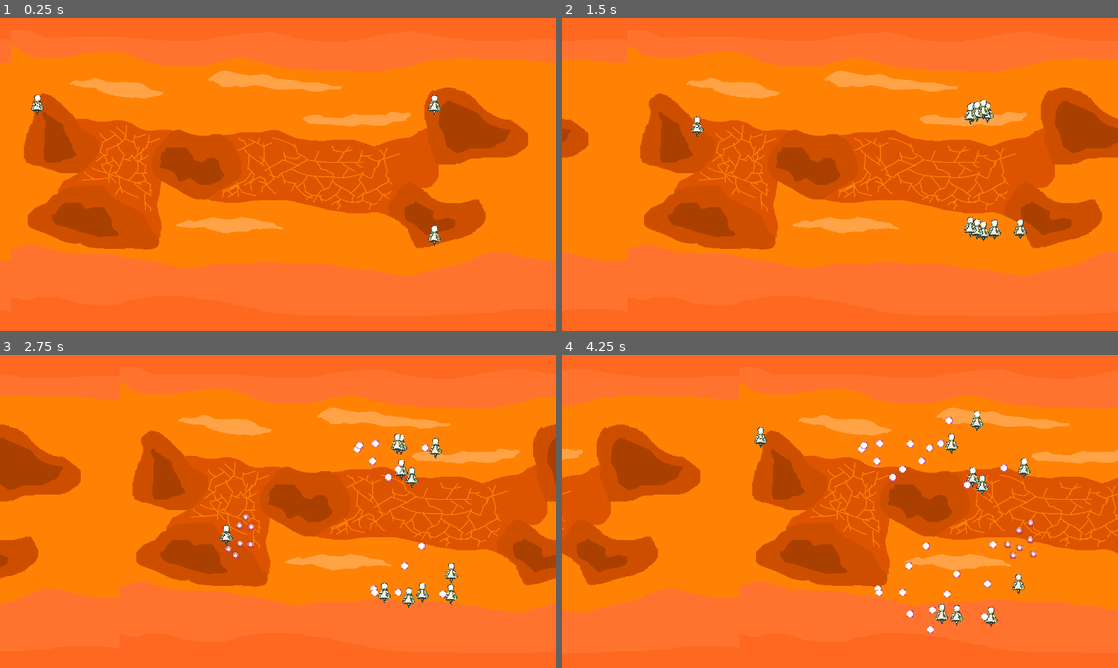
Above: before the commit, frames 1-4 (two rows, left to right).
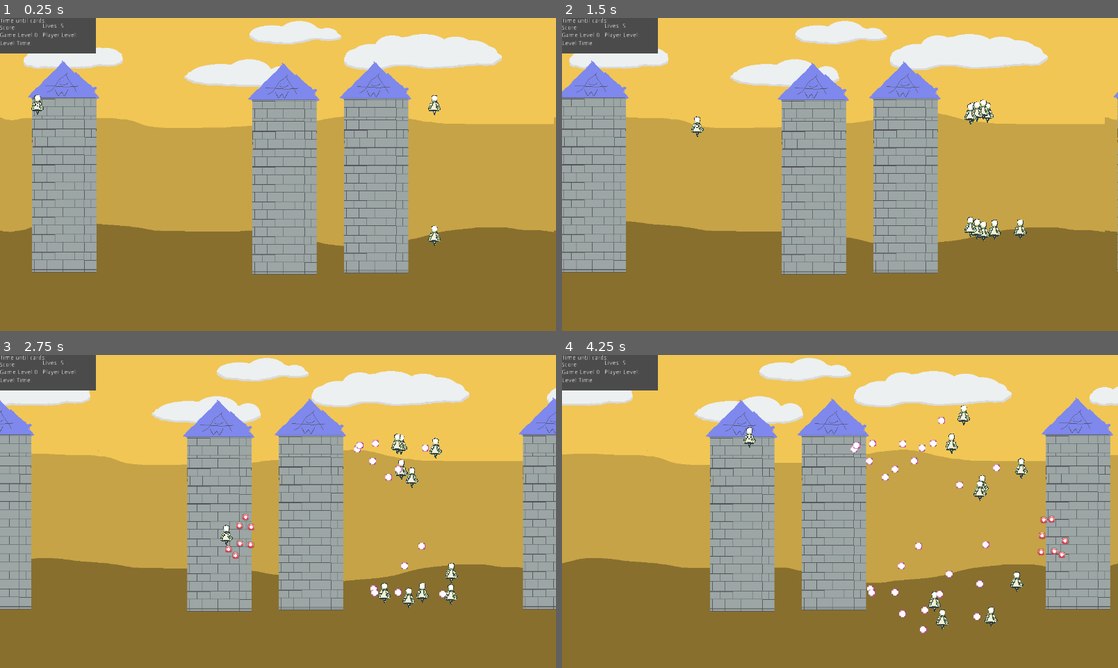
Above: after the commit, the same moments.

Repository: smbanasik/Cardtractor
Game: Godot game, scene res://assets/BulletHell/Scenes/Main.tscn
Same seed, same stepped clock (60 frames per second), same inputs: the game is played once before the commit and once after it.
Inputs (mouse positions are in pixels of both pictures, inside the frame that each line leads up to):
- Up to frame 1 (0.25 s): no input
- Up to frame 2 (1.5 s): move the mouse to (962, 158) at 0.52 s; press the mouse at (962, 158) at 0.53 s; hold D (move_right) 0.53-1.28 s; move the mouse to (728, 190) at 1.27 s; release the mouse at (728, 190) at 1.28 s; hold S (move_down) from 1.28 s (still down); tap Shift (move_fast) at 1.35 s
- Up to frame 3 (2.75 s): move the mouse to (333, 442) at 2.02 s; release S (move_down) at 2.03 s; hold D (move_right) from 2.03 s (still down); hold Z (shoot_projectile) from 2.03 s (still down)
- Up to frame 4 (4.25 s): move the mouse to (812, 574) at 2.77 s; release D (move_right) at 2.78 s; release Z (shoot_projectile) at 2.78 s; hold W (move_up) 2.78-3.53 s; click (812, 574) at 2.85 s; move the mouse to (1006, 558) at 3.52 s; hold A (move_left) from 3.53 s (still down); hold Shift (move_fast) from 3.53 s (still down)

The runs differ from the first frame. In frame 1, 100% of the frame differs, in the area x 0-100%, y 0-100%; in frame 2, 99%; in frame 3, 99%; in frame 4, 100%.

Commit message:
Parallax, basic UI

Diff:
--- a/assets/BulletHell/Scenes/Main.gd
+++ b/assets/BulletHell/Scenes/Main.gd
@@ -46,6 +46,8 @@
 var playerScore = 0
 var waveEnemies = 0
 var enemiesKilled = 0
+var startTime = 0
+var cardTimer = 0
 
 signal waveClear
 signal startLevel(difficulty, level)
@@ -53,19 +55,28 @@
 # Called when the node enters the scene tree for the first time.
 func _ready():
 	# Get the size of the screen and set our background to it
-	$ParallaxBackground/ParallaxLayer/Background.rect_size = get_viewport_rect().size
+	$ParallaxBackground/FarthestBack/Background.rect_size = get_viewport_rect().size
+	$ParallaxBackground/CloudsGround/Background.rect_size = get_viewport_rect().size
+	$ParallaxBackground/MidGround/Background.rect_size = get_viewport_rect().size
 	# Ensure our offset is 0,0 so top of background matches top of screen
 	$ParallaxBackground.scroll_base_offset = Vector2(0, 0)
 	# Set our motion mirroring to the screen size so the transition is smooth.
-	$ParallaxBackground/ParallaxLayer.motion_mirroring = (get_viewport_rect().size)
+	$ParallaxBackground/FarthestBack.motion_mirroring = (get_viewport_rect().size)
+	$ParallaxBackground/CloudsGround.motion_mirroring = (get_viewport_rect().size)
+	$ParallaxBackground/MidGround.motion_mirroring = (get_viewport_rect().size)
+	# Set different scroll speeds
+	$ParallaxBackground/FarthestBack.motion_scale.x = 1
+	$ParallaxBackground/CloudsGround.motion_scale.x = 1.5
+	$ParallaxBackground/MidGround.motion_scale.x = 3
+
 	# Start our first level
 	emit_signal("startLevel", 0, 1)
-
+	$UserInterface.initUIVars(0, 5)
 
 # Called every frame. 'delta' is the elapsed time since the previous frame.
 func _process(delta):
 	# 100 * delta is our scroll speed.
-	$ParallaxBackground.scroll_offset.x += 100 * delta
+	$ParallaxBackground.scroll_offset.x -= 20 * delta
 	pass
 	# Check if enemies are dead, if so, run wave clear
 	# if recieve end level signal, do end level things
@@ -82,7 +93,7 @@
 #		add_child(angel)
 
 func _on_Angel_angelHit():
-	hitStop(0.2, 0.3)
+	#hitStop(0.2, 0.3)
 	playerScore += 10
 	$Player.experience += 5
 	print("+1 kills!")
@@ -92,6 +103,11 @@
 
 func _on_Player_playerHit(playerLives):
 	hitStop(0.1, 0.4)
+
+	# lol
+	if(playerLives <= 0):
+		get_tree().quit()
+
 	pass # Replace with function body.
 
 func _on_Angel_angelFiring(projTeam, projectilePosition, projectileRadians, projectileSpeed, projectileDamage):
--- a/assets/BulletHell/Scenes/Main.tscn
+++ b/assets/BulletHell/Scenes/Main.tscn
@@ -6,8 +6,11 @@
 [ext_resource path="res://assets/BulletHell/temp_assets/Angel.tscn" type="PackedScene" id=4]
 [ext_resource path="res://assets/BulletHell/ScriptsScenes/ProjectileTypes/ProjectileSine.tscn" type="PackedScene" id=5]
 [ext_resource path="res://assets/BulletHell/Scenes/Main.gd" type="Script" id=6]
-[ext_resource path="res://assets/BulletHell/ScriptsScenes/EnemyManager.tscn" type="PackedScene" id=7]
-[ext_resource path="res://assets/BulletHell/Sprites/Backgrounds/levelOne.png" type="Texture" id=8]
+[ext_resource path="res://assets/BulletHell/ScriptsScenes/Systems/EnemyManager.tscn" type="PackedScene" id=7]
+[ext_resource path="res://assets/BulletHell/Sprites/Backgrounds/castleOne.png" type="Texture" id=8]
+[ext_resource path="res://assets/BulletHell/Sprites/Backgrounds/cloudsOne.png" type="Texture" id=9]
+[ext_resource path="res://assets/BulletHell/Sprites/Backgrounds/gradientOne.png" type="Texture" id=10]
+[ext_resource path="res://assets/BulletHell/ScriptsScenes/Systems/UI.tscn" type="PackedScene" id=11]
 
 [node name="BulletHell" type="Node2D"]
 script = ExtResource( 6 )
@@ -22,13 +25,31 @@
 [node name="ParallaxBackground" type="ParallaxBackground" parent="."]
 scroll_base_offset = Vector2( 640, 360 )
 
-[node name="ParallaxLayer" type="ParallaxLayer" parent="ParallaxBackground"]
+[node name="FarthestBack" type="ParallaxLayer" parent="ParallaxBackground"]
 
-[node name="Background" type="TextureRect" parent="ParallaxBackground/ParallaxLayer"]
+[node name="Background" type="TextureRect" parent="ParallaxBackground/FarthestBack"]
+margin_right = 1280.0
+margin_bottom = 720.0
+texture = ExtResource( 10 )
+expand = true
+
+[node name="CloudsGround" type="ParallaxLayer" parent="ParallaxBackground"]
+
+[node name="Background" type="TextureRect" parent="ParallaxBackground/CloudsGround"]
+margin_right = 1280.0
+margin_bottom = 720.0
+texture = ExtResource( 9 )
+expand = true
+
+[node name="MidGround" type="ParallaxLayer" parent="ParallaxBackground"]
+
+[node name="Background" type="TextureRect" parent="ParallaxBackground/MidGround"]
 margin_right = 1280.0
 margin_bottom = 720.0
 texture = ExtResource( 8 )
 expand = true
+
+[node name="UserInterface" parent="." instance=ExtResource( 11 )]
 
 [node name="Player" parent="." instance=ExtResource( 1 )]
 position = Vector2( 86, 199 )
--- a/assets/BulletHell/ScriptsScenes/EnemyManager.tscn
+++ /dev/null
@@ -1,6 +0,0 @@
-[gd_scene load_steps=2 format=2]
-
-[ext_resource path="res://assets/BulletHell/ScriptsScenes/EnemyManager.gd" type="Script" id=1]
-
-[node name="EnemyManager" type="Node2D"]
-script = ExtResource( 1 )
--- /dev/null
+++ b/assets/BulletHell/ScriptsScenes/ProjectileTypes/ProjectileLine.gd
@@ -0,0 +1,25 @@
+extends Line2D
+
+
+# Declare member variables here. Examples:
+# var a = 2
+# var b = "text"
+
+
+# Called when the node enters the scene tree for the first time.
+func _ready():
+	pass # Replace with function body.
+
+
+# Called every frame. 'delta' is the elapsed time since the previous frame.
+#func _process(delta):
+#	pass
+
+
+# Initialize with planned points,
+# Thin instantly along the points,
+# New line that moves along the points with thickness and texcture
+# Hitbox that matches the thick line
+# When thick line reaches end, delete
+
+# Add a ray mode so it's easier to make it go wilding
--- /dev/null
+++ b/assets/BulletHell/ScriptsScenes/ProjectileTypes/ProjectileLine.tscn
@@ -0,0 +1,22 @@
+[gd_scene load_steps=4 format=2]
+
+[ext_resource path="res://assets/BulletHell/Sprites/ProjectileTypes/projectile_type_b.png" type="Texture" id=1]
+[ext_resource path="res://assets/BulletHell/ScriptsScenes/ProjectileTypes/ProjectileLine.gd" type="Script" id=2]
+
+[sub_resource type="LineShape2D" id=1]
+
+[node name="Line2D" type="Line2D"]
+points = PoolVector2Array( 0, 0, 114, 84 )
+default_color = Color( 0.737255, 0.760784, 0.870588, 1 )
+texture = ExtResource( 1 )
+texture_mode = 2
+joint_mode = 1
+script = ExtResource( 2 )
+
+[node name="Area2D" type="Area2D" parent="."]
+
+[node name="CollisionShape2D" type="CollisionShape2D" parent="Area2D"]
+shape = SubResource( 1 )
+__meta__ = {
+"_edit_group_": true
+}
--- /dev/null
+++ b/assets/BulletHell/ScriptsScenes/Systems/EnemyManager.tscn
@@ -0,0 +1,6 @@
+[gd_scene load_steps=2 format=2]
+
+[ext_resource path="res://assets/BulletHell/ScriptsScenes/Systems/EnemyManager.gd" type="Script" id=1]
+
+[node name="EnemyManager" type="Node2D"]
+script = ExtResource( 1 )
--- /dev/null
+++ b/assets/BulletHell/ScriptsScenes/Systems/UI.gd
@@ -0,0 +1,45 @@
+extends Node2D
+
+
+# Declare member variables here. Examples:
+# var a = 2
+# var b = "text"
+
+
+# Called when the node enters the scene tree for the first time.
+#func _ready():
+#	pass # Replace with function body.
+
+
+# Called every frame. 'delta' is the elapsed time since the previous frame.
+#func _process(delta):
+#	pass
+
+# Take in an array, use it to set text of UI
+func initUIText(textArr):
+
+	if textArr.size() != 6:
+		print("Array size for UIText is bad! Bad programming!")
+	else:
+		var index = 0
+		for N in $UIText.get_children():
+
+			N.text = textArr[index]
+
+			index += 1
+
+# Initialize values of things
+func initUIVars(gameLevel, lives):
+	$UIText/GameLevel.text += str(gameLevel)
+	$UIText/Lives.text += str(lives)
+	pass
+
+# Take in an array and update the UI
+func updateUI(cardTimeVal, scoreVal, livesVal, playerLevelVal, levelTimeVal):
+	$UIText/CardsTimer.text += cardTimeVal
+	$UIText/score.text += scoreVal
+	$UIText/Lives.text += livesVal
+	$UIText/PlayerLevel.text += playerLevelVal
+	$UIText/LevelTime.text += levelTimeVal
+
+	pass
--- /dev/null
+++ b/assets/BulletHell/ScriptsScenes/Systems/UI.tscn
@@ -0,0 +1,63 @@
+[gd_scene load_steps=3 format=2]
+
+[ext_resource path="res://assets/BulletHell/Sprites/Backgrounds/uiBox.png" type="Texture" id=1]
+[ext_resource path="res://assets/BulletHell/ScriptsScenes/Systems/UI.gd" type="Script" id=2]
+
+[node name="UserInterface" type="Node2D"]
+script = ExtResource( 2 )
+__meta__ = {
+"_edit_lock_": true
+}
+
+[node name="UIBox" type="Sprite" parent="."]
+position = Vector2( 110, 40 )
+scale = Vector2( 1.73438, 0.65625 )
+texture = ExtResource( 1 )
+__meta__ = {
+"_edit_lock_": true
+}
+
+[node name="UIText" type="Node2D" parent="."]
+__meta__ = {
+"_edit_lock_": true
+}
+
+[node name="CardsTimer" type="RichTextLabel" parent="UIText"]
+margin_right = 110.0
+margin_bottom = 40.0
+text = "Time until cards:"
+
+[node name="Score" type="RichTextLabel" parent="UIText"]
+margin_left = -1.0
+margin_top = 16.0
+margin_right = 93.0
+margin_bottom = 56.0
+rect_rotation = -0.260718
+text = "Score: "
+
+[node name="GameLevel" type="RichTextLabel" parent="UIText"]
+margin_left = -1.0
+margin_top = 33.0
+margin_right = 98.0
+margin_bottom = 73.0
+text = "Game Level:"
+
+[node name="Lives" type="RichTextLabel" parent="UIText"]
+margin_left = 98.0
+margin_top = 12.0
+margin_right = 201.0
+margin_bottom = 52.0
+text = "Lives: "
+
+[node name="PlayerLevel" type="RichTextLabel" parent="UIText"]
+margin_left = 98.0
+margin_top = 33.0
+margin_right = 213.0
+margin_bottom = 73.0
+text = "Player Level: "
+
+[node name="LevelTime" type="RichTextLabel" parent="UIText"]
+margin_top = 52.0
+margin_right = 98.0
+margin_bottom = 92.0
+text = "Level Time: "
Not shown: 1 places in assets/BulletHell/Scenes/Main.tscn that only renumber resources
Renamed: assets/BulletHell/ScriptsScenes/EnemyManager.gd -> assets/BulletHell/ScriptsScenes/Systems/EnemyManager.gd
Binary file added: assets/BulletHell/Sprites/Backgrounds/castleOne.png
Not shown, added: assets/BulletHell/Sprites/Backgrounds/castleOne.png.import
Binary file added: assets/BulletHell/Sprites/Backgrounds/cloudsOne.png
Not shown, added: assets/BulletHell/Sprites/Backgrounds/cloudsOne.png.import
Binary file added: assets/BulletHell/Sprites/Backgrounds/gradientOne.png
Not shown, added: assets/BulletHell/Sprites/Backgrounds/gradientOne.png.import
Binary file added: assets/BulletHell/Sprites/Backgrounds/uiBox.png
Not shown, added: assets/BulletHell/Sprites/Backgrounds/uiBox.png.import
